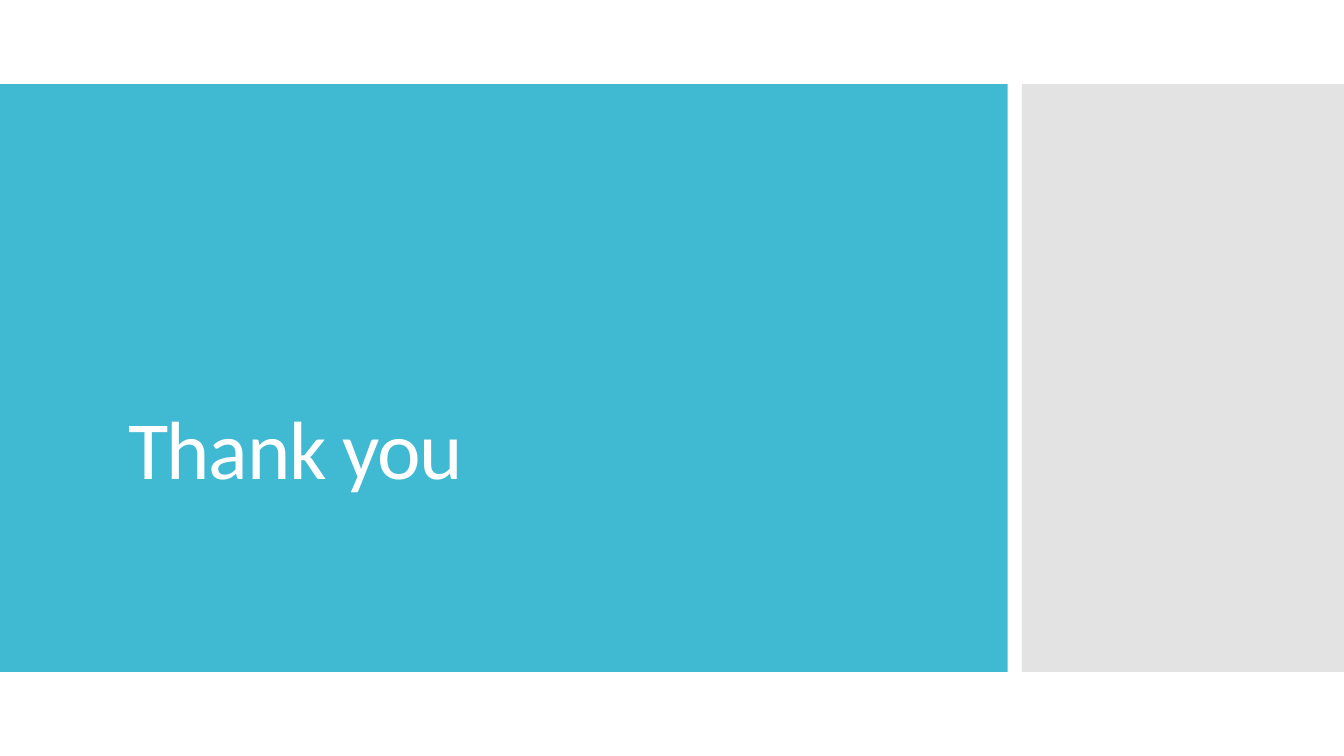
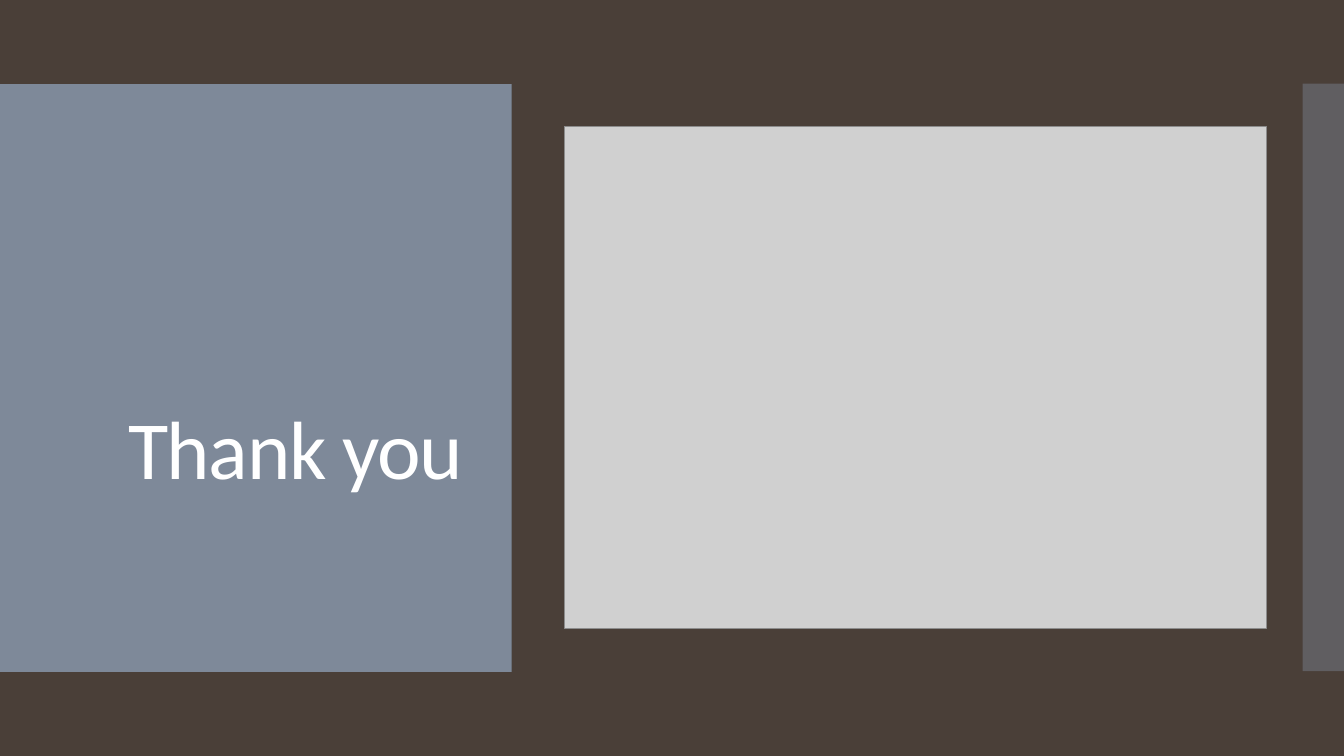
Before and after one commit to jwattier/nycdsa_ccc_nyc, a slide deck: slide 12 of Better Together CCC NYC.pptx (slide 11 before the commit). Drawn at 1344x756 pixels with LibreOffice and Linux fonts; fonts in the diff are those of the drawing; grey boxes stand for pictures. Boxes give left, top, right and bottom in pixels: in the first picture for what was removed or moved away, otherwise in the second. Text is boxed around its words. In the diff, an @@ line names an element or a change of style, - is before the commit and + after.

```diff
--- a/Better Together CCC NYC.pptx
+++ b/Better Together CCC NYC.pptx
@@ background #FFFFFF to #4A3F38 @@
@@ rectangle added at bbox=[0, 0, 1344, 756], fill #4A3F38 @@
@@ rectangle removed at bbox=[0, 84, 1008, 671] @@
@@ rectangle added at bbox=[0, 84, 380, 671], fill #818E9F at 95% opacity @@
@@ rectangle added at bbox=[0, 84, 1008, 671], fill #818E9F at 95% opacity @@
@@ rectangle added at bbox=[0, 84, 512, 671], fill #818E9F at 95% opacity @@
@@ rectangle removed at bbox=[1022, 84, 1344, 671] @@
@@ rectangle added at bbox=[1022, 84, 1344, 671], fill #818E9F at 40% opacity @@
@@ rectangle added at bbox=[1303, 84, 1344, 671], fill #818E9F at 40% opacity @@
@@ rectangle added at bbox=[1303, 84, 1344, 671], fill #818E9F at 40% opacity @@
@@ picture added at bbox=[565, 127, 1266, 629] @@
```
Also in this commit, not shown: 10 other slides changed, 1 slide added, 6 other files.
